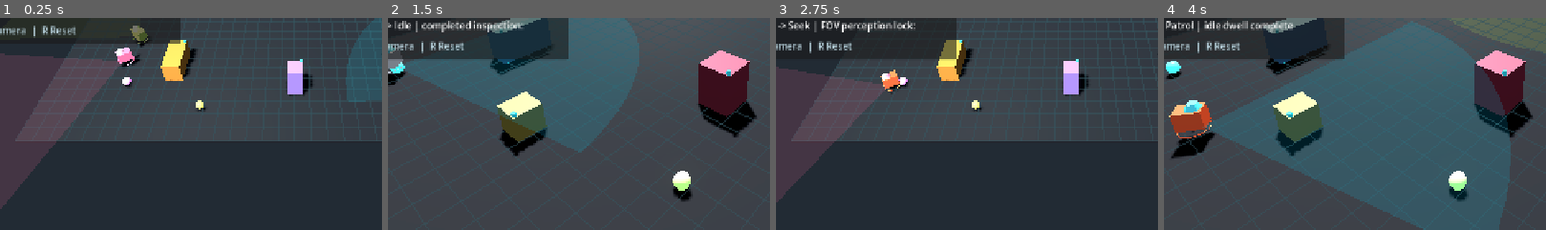
Above: before the commit, frames 1-4 (left to right).
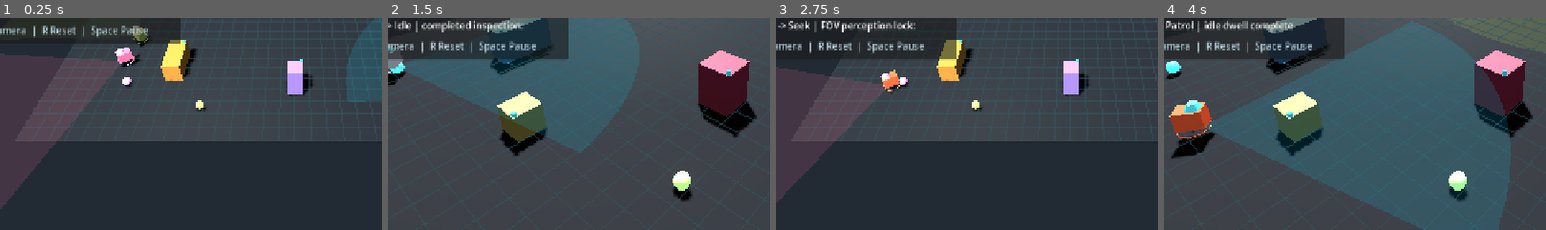
Above: after the commit, the same moments.

Repository: johnnyguy9/Godot-AI-Rendering-Lab
Game: Godot game, scene res://scenes/main.tscn
The game is run twice, just before and just after one commit, with the same random seed, the same clock (stepped at 60 frames per second) and the same inputs.
Inputs:
- Up to frame 1 (0.25 s): no input
- Up to frame 2 (1.5 s): hold C (cycle_camera) 0.53-1.28 s; tap C (cycle_camera) at 1.35 s
- Up to frame 3 (2.75 s): hold C (cycle_camera) from 2.03 s (still down)
- Up to frame 4 (4 s): release C (cycle_camera) at 2.78 s; tap C (cycle_camera) at 2.85 s; hold C (cycle_camera) from 3.53 s (still down)
The pictures show only the part of the screen within x 11-61%, y 48-98%; the shares and areas given below are measured in that part.

The runs differ from the first frame. In frame 1, 0.4% of the frame differs, in the area x 21-39%, y 3-10%; in frame 2, 0.4%; in frame 3, 0.4%, in the area x 21-39%, y 10-17%; in frame 4, 0.4%.

Commit message:
feat: update scripts/debug_hud.gd

Diff:
--- a/scripts/debug_hud.gd
+++ b/scripts/debug_hud.gd
@@ -7,6 +7,7 @@
 var asset_label: Label
 var event_log: RichTextLabel
 var event_lines: Array[String] = []
+var pause_banner: Label
 
 
 func _ready() -> void:
@@ -20,6 +21,11 @@
 	director.event_logged.connect(_on_event_logged)
 	director.metrics_changed.connect(_on_metrics_changed)
 	_on_metrics_changed(director.get_metrics_snapshot())
+
+
+func set_paused(is_paused: bool) -> void:
+	if pause_banner:
+		pause_banner.visible = is_paused
 
 
 func _build_hud() -> void:
@@ -70,9 +76,20 @@
 	stack.add_child(event_log)
 
 	var footer := Label.new()
-	footer.text = "F3 HUD  |  C Camera  |  R Reset"
+	footer.text = "F3 HUD  |  C Camera  |  R Reset  |  Space Pause"
 	footer.add_theme_color_override("font_color", Color(0.70, 0.80, 0.84))
 	stack.add_child(footer)
+
+	# Floating PAUSED banner — hidden by default, shown via set_paused().
+	pause_banner = Label.new()
+	pause_banner.name = "PauseBanner"
+	pause_banner.text = "  PAUSED  "
+	pause_banner.add_theme_font_size_override("font_size", 22)
+	pause_banner.add_theme_color_override("font_color", Color(1.0, 0.92, 0.36))
+	pause_banner.set_anchors_preset(Control.PRESET_CENTER_TOP)
+	pause_banner.offset_top = 28.0
+	pause_banner.visible = false
+	root.add_child(pause_banner)
 
 
 func _on_metrics_changed(snapshot: Dictionary) -> void:
@@ -80,11 +97,11 @@
 		return
 
 	metrics_label.text = "Runtime %.1fs | Agents %d | Transitions %d | FOV Locks %d | Vector Samples %d" % [
-		snapshot["runtime"],
-		snapshot["agents"],
-		snapshot["transitions"],
-		snapshot["perception_locks"],
-		snapshot["vector_samples"],
+		float(snapshot.get("runtime", 0.0)),
+		int(snapshot.get("agents", 0)),
+		int(snapshot.get("transitions", 0)),
+		int(snapshot.get("perception_locks", 0)),
+		int(snapshot.get("vector_samples", 0)),
 	]
 
 	var counts: Dictionary = snapshot.get("state_counts", {})
@@ -93,17 +110,17 @@
 		int(counts.get("Seek", 0)),
 		int(counts.get("Idle", 0)),
 		float(snapshot.get("average_target_distance", 0.0)),
-		snapshot["latest_vector"],
+		String(snapshot.get("latest_vector", "—")),
 	]
 
-	var review: Dictionary = snapshot["asset_review"]
+	var review: Dictionary = snapshot.get("asset_review", {})
 	var rubric: Dictionary = review.get("rubric", {})
 	var rubric_name := str(rubric.get("name", "Asset Quality Rubric"))
 	var score: float = float(review.get("quality_score", 0.0)) * 100.0
 	asset_label.text = "%s | assets %d | beacons %d | quality %.1f%%" % [
 		rubric_name,
-		review.get("asset_count", 0),
-		review.get("beacon_count", 0),
+		int(review.get("asset_count", 0)),
+		int(review.get("beacon_count", 0)),
 		score,
 	]
 
